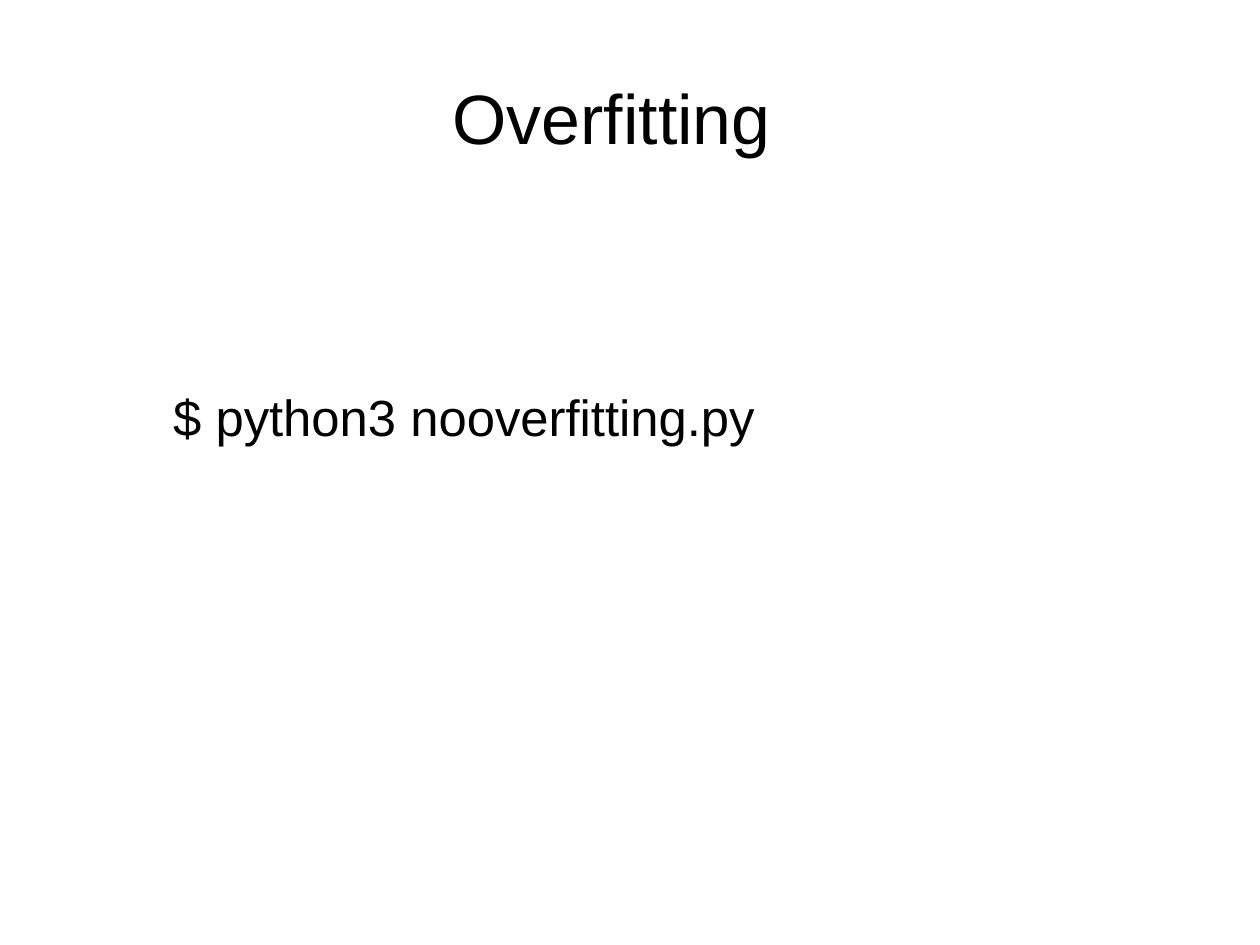
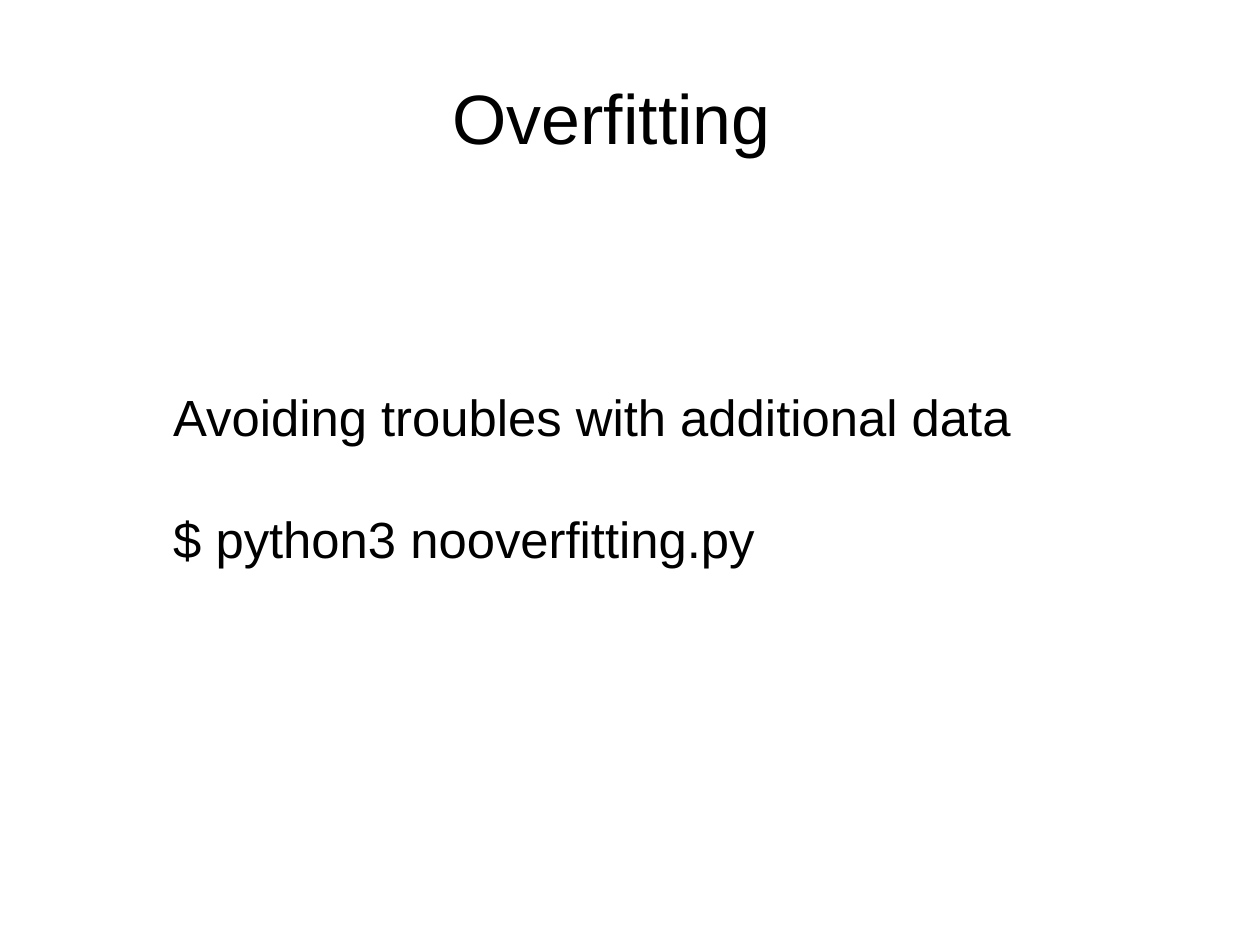
Before and after one commit to davidam/python-examples, a slide deck: slide 37 of slides/scikit.odp. Drawn at 1260x945 pixels with LibreOffice and Linux fonts; fonts in the diff are those of the drawing. Boxes give left, top, right and bottom in pixels: in the first picture for what was removed or moved away, otherwise in the second. Text is boxed around its words. In the diff, an @@ line names an element or a change of style, - is before the commit and + after.

```diff
--- a/slides/scikit.odp
+++ b/slides/scikit.odp
@@ text at [173,399,1011,447]: paragraph added @@
+Avoiding troubles with additional data
```
Also in this commit, not shown: 2 other slides changed.
